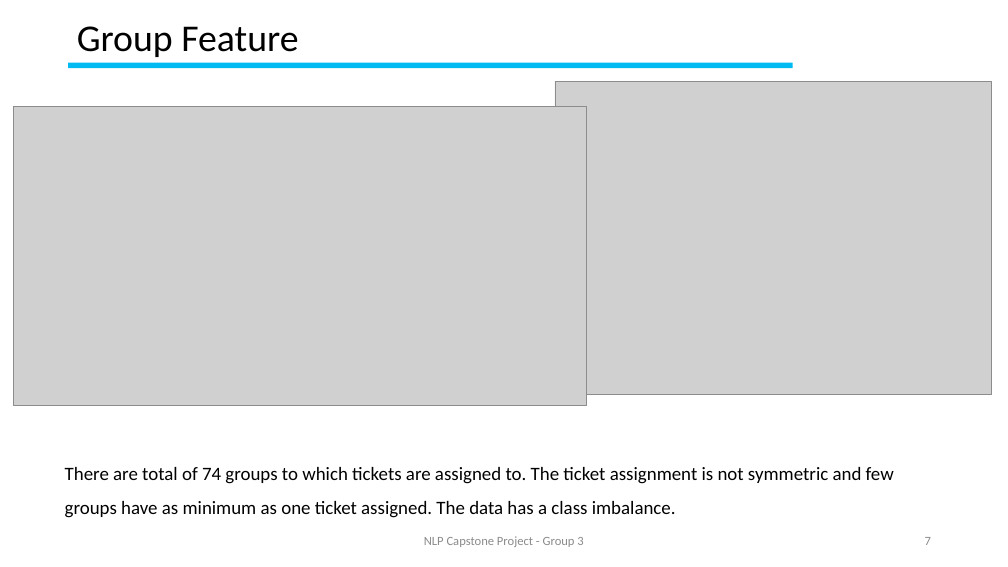
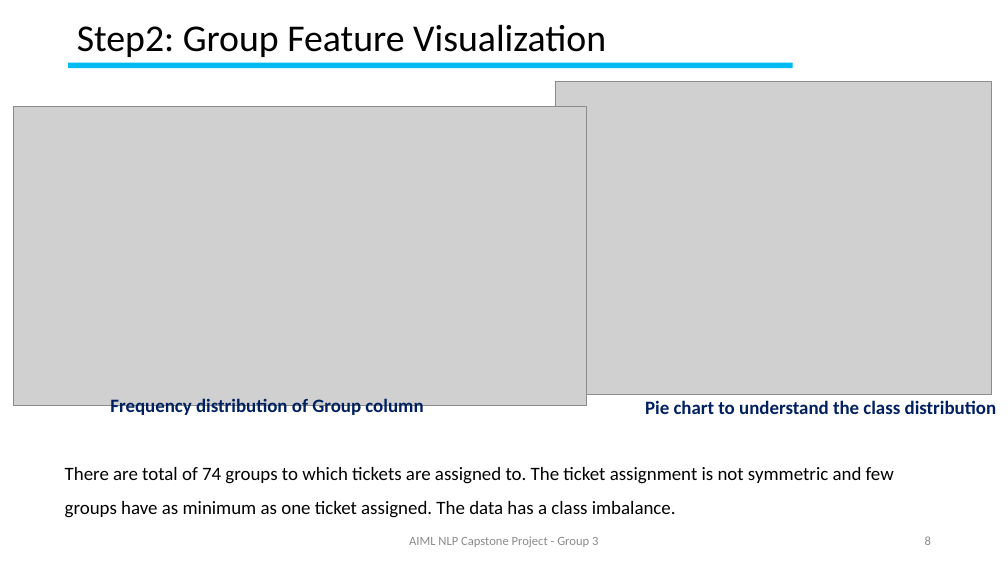
Before and after one commit to GLNLPGroup3/Capstone, a slide deck: slide 8 of Natural Language Processing (NLP) Application Capstone.pptx (slide 7 before the commit). Drawn at 1008x567 pixels with LibreOffice and Linux fonts; fonts in the diff are those of the drawing; grey boxes stand for pictures; background and template pictures are left out. Boxes give left, top, right and bottom in pixels: in the first picture for what was removed or moved away, otherwise in the second. Text is boxed around its words. In the diff, an @@ line names an element or a change of style, - is before the commit and + after.

```diff
--- a/Natural Language Processing (NLP) Application Capstone.pptx
+++ b/Natural Language Processing (NLP) Application Capstone.pptx
@@ title at <box>77,24,606,57</box>: text changed @@
-Group Feature
+Step2: Group Feature Visualization
@@ text added at <box>110,398,423,418</box>, 18 pt, text #002060, bold @@
+Frequency distribution of Group column
@@ text added at <box>645,400,997,414</box>, 18 pt, text #002060, bold @@
+Pie chart to understand the class distribution
@@ text at <box>409,536,598,547</box>: text changed @@
-NLP Capstone Project - Group 3
+AIML NLP Capstone Project - Group 3
@@ page number at <box>925,536,931,545</box>: text changed @@
-7
+8
```
Also in this commit, not shown: 9 other slides changed, 18 slides added.
